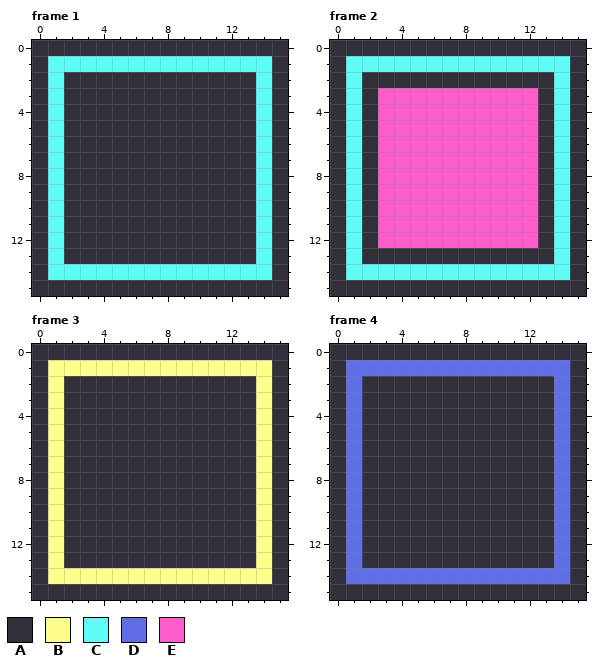
Two versions of one pixel-art file, PayItForward/Sprites/grid_tile.aseprite. This is how it looked before the edit.
16x16 pixels, 6 frames. Shown: frame 1, frame 2, frame 3, frame 4. The commit also changed other frames, which this record leaves out.
Palette (. is transparent): A #32313b  B #fdfe89  C #5efdf7  D #5f6ee7  E #ff5dcc
The result:
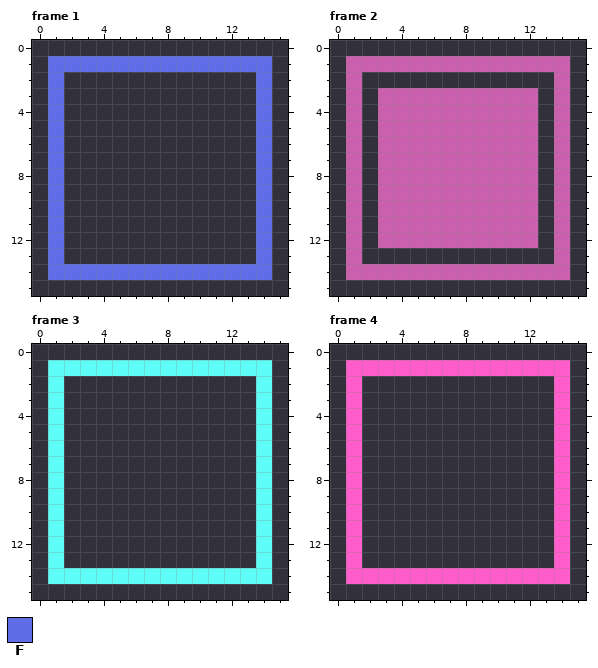
Colours new in this view: F #5f6ee7
Diff:
@@ palette @@
-D #5f6ee7
+D #ff5dcc
-E #ff5dcc
+E #ca60ae
--- frame 1
@@ x 0..15 @@
  0 AAAAAAAAAAAAAAAA
- 1 ACCCCCCCCCCCCCCA
- 2 ACAAAAAAAAAAAACA
- 3 ACAAAAAAAAAAAACA
- 4 ACAAAAAAAAAAAACA
- 5 ACAAAAAAAAAAAACA
- 6 ACAAAAAAAAAAAACA
- 7 ACAAAAAAAAAAAACA
- 8 ACAAAAAAAAAAAACA
- 9 ACAAAAAAAAAAAACA
-10 ACAAAAAAAAAAAACA
-11 ACAAAAAAAAAAAACA
-12 ACAAAAAAAAAAAACA
-13 ACAAAAAAAAAAAACA
-14 ACCCCCCCCCCCCCCA
+ 1 AFFFFFFFFFFFFFFA
+ 2 AFAAAAAAAAAAAAFA
+ 3 AFAAAAAAAAAAAAFA
+ 4 AFAAAAAAAAAAAAFA
+ 5 AFAAAAAAAAAAAAFA
+ 6 AFAAAAAAAAAAAAFA
+ 7 AFAAAAAAAAAAAAFA
+ 8 AFAAAAAAAAAAAAFA
+ 9 AFAAAAAAAAAAAAFA
+10 AFAAAAAAAAAAAAFA
+11 AFAAAAAAAAAAAAFA
+12 AFAAAAAAAAAAAAFA
+13 AFAAAAAAAAAAAAFA
+14 AFFFFFFFFFFFFFFA
 15 AAAAAAAAAAAAAAAA
--- frame 2
@@ x 0..15 @@
  0 AAAAAAAAAAAAAAAA
- 1 ACCCCCCCCCCCCCCA
- 2 ACAAAAAAAAAAAACA
- 3 ACAEEEEEEEEEEACA
- 4 ACAEEEEEEEEEEACA
- 5 ACAEEEEEEEEEEACA
- 6 ACAEEEEEEEEEEACA
- 7 ACAEEEEEEEEEEACA
- 8 ACAEEEEEEEEEEACA
- 9 ACAEEEEEEEEEEACA
-10 ACAEEEEEEEEEEACA
-11 ACAEEEEEEEEEEACA
-12 ACAEEEEEEEEEEACA
-13 ACAAAAAAAAAAAACA
-14 ACCCCCCCCCCCCCCA
+ 1 AEEEEEEEEEEEEEEA
+ 2 AEAAAAAAAAAAAAEA
+ 3 AEAEEEEEEEEEEAEA
+ 4 AEAEEEEEEEEEEAEA
+ 5 AEAEEEEEEEEEEAEA
+ 6 AEAEEEEEEEEEEAEA
+ 7 AEAEEEEEEEEEEAEA
+ 8 AEAEEEEEEEEEEAEA
+ 9 AEAEEEEEEEEEEAEA
+10 AEAEEEEEEEEEEAEA
+11 AEAEEEEEEEEEEAEA
+12 AEAEEEEEEEEEEAEA
+13 AEAAAAAAAAAAAAEA
+14 AEEEEEEEEEEEEEEA
 15 AAAAAAAAAAAAAAAA
--- frame 3
@@ x 0..15 @@
  0 AAAAAAAAAAAAAAAA
- 1 ABBBBBBBBBBBBBBA
- 2 ABAAAAAAAAAAAABA
- 3 ABAAAAAAAAAAAABA
- 4 ABAAAAAAAAAAAABA
- 5 ABAAAAAAAAAAAABA
- 6 ABAAAAAAAAAAAABA
- 7 ABAAAAAAAAAAAABA
- 8 ABAAAAAAAAAAAABA
- 9 ABAAAAAAAAAAAABA
-10 ABAAAAAAAAAAAABA
-11 ABAAAAAAAAAAAABA
-12 ABAAAAAAAAAAAABA
-13 ABAAAAAAAAAAAABA
-14 ABBBBBBBBBBBBBBA
+ 1 ACCCCCCCCCCCCCCA
+ 2 ACAAAAAAAAAAAACA
+ 3 ACAAAAAAAAAAAACA
+ 4 ACAAAAAAAAAAAACA
+ 5 ACAAAAAAAAAAAACA
+ 6 ACAAAAAAAAAAAACA
+ 7 ACAAAAAAAAAAAACA
+ 8 ACAAAAAAAAAAAACA
+ 9 ACAAAAAAAAAAAACA
+10 ACAAAAAAAAAAAACA
+11 ACAAAAAAAAAAAACA
+12 ACAAAAAAAAAAAACA
+13 ACAAAAAAAAAAAACA
+14 ACCCCCCCCCCCCCCA
 15 AAAAAAAAAAAAAAAA
Changed places in both pictures, as pixel boxes (x1, y1, x2, y2):
changed: (48, 56, 272, 280)
changed: (346, 56, 570, 280)
changed: (48, 360, 272, 584)
changed: (346, 360, 570, 584)
